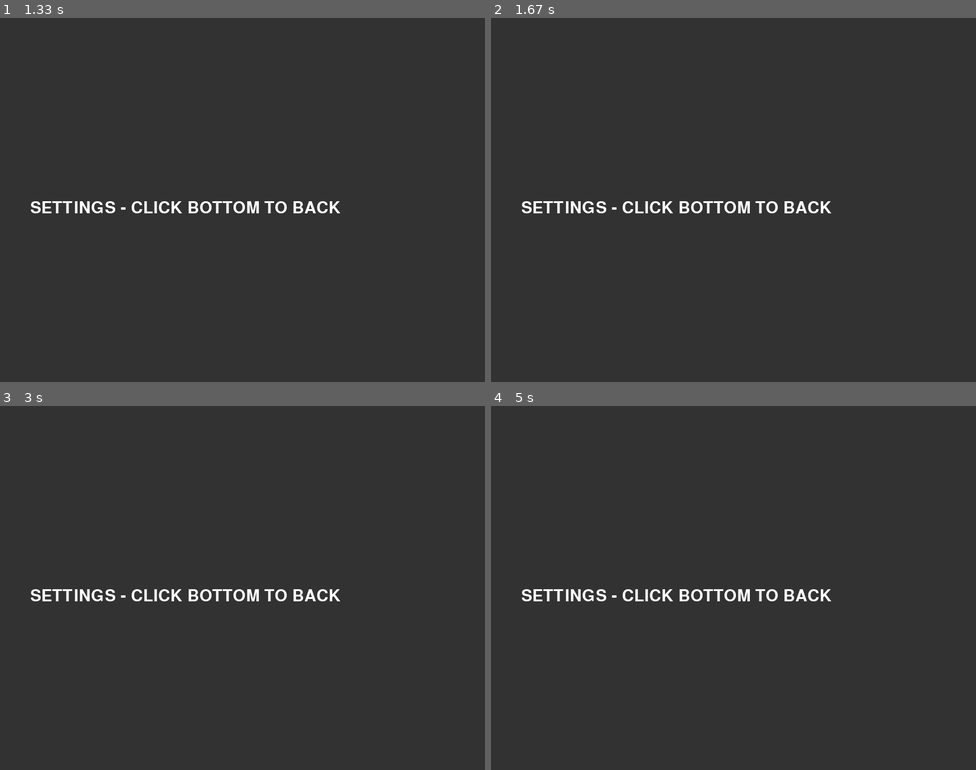
Above: before the commit, frames 1-4 (two rows, left to right).
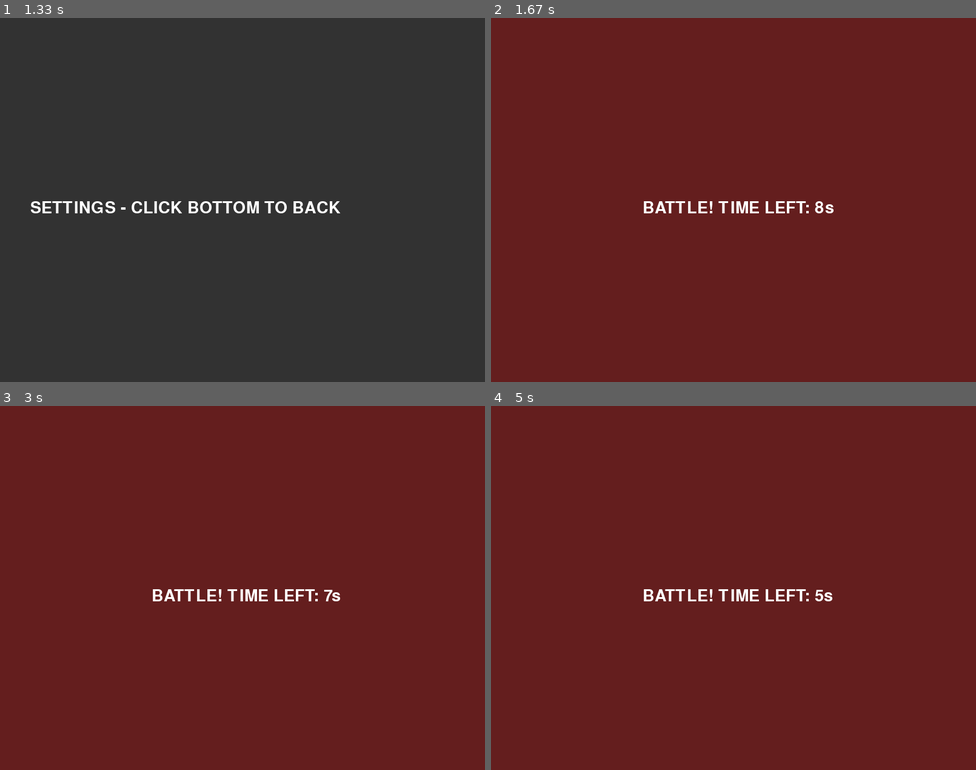
Above: after the commit, the same moments.

Repository: TakazumiHirano/pygame_fightermanaging
Game: pygame game, started from main.py
Same seed, same stepped clock (60 frames per second), same inputs: the game is played once before the commit and once after it.
Inputs (mouse positions are in pixels of both pictures, inside the frame that each line leads up to):
- Up to frame 1 (1.33 s): click (397, 189) at 0.38 s; click (92, 287) at 0.72 s
- Up to frame 2 (1.67 s): click (709, 294) at 1.55 s
- Up to frame 3 (3 s): click (426, 726) at 1.88 s; click (412, 682) at 2.22 s; click (392, 580) at 2.55 s; click (412, 660) at 2.88 s
- Up to frame 4 (5 s): click (840, 500) at 3.22 s; click (908, 671) at 3.55 s; click (626, 558) at 3.88 s; click (583, 609) at 4.22 s; click (685, 573) at 4.55 s; click (883, 675) at 4.88 s

Frame 1 is identical in both runs. In frame 2, 100% of the frame differs, in the area x 0-100%, y 0-100%; in frame 3, 100%; in frame 4, 100%.

Commit message:
表示がバグるので暫定処置

Diff:
--- a/main.py
+++ b/main.py
@@ -19,21 +19,24 @@
     def run(self):
         """ゲームループ"""
         while self.scene is not None:
-            # イベント処理
+            # 1. イベント処理
             for event in pygame.event.get():
                 if event.type == pygame.QUIT:
                     pygame.quit()
                     sys.exit()
+
+                # 現在のシーンにイベントを渡す
                 self.scene.handle_event(event)
 
-            # 更新
+            # 2. 更新
             self.scene.update()
 
             # シーンの切り替えチェック
             if self.scene != self.scene.next_scene:
                 self.scene = self.scene.next_scene
+                self.scene.next_scene = self.scene
 
-            # 描画
+            # 3. 描画
             self.scene.draw(self.screen)
             pygame.display.flip()
             self.clock.tick(FPS)
